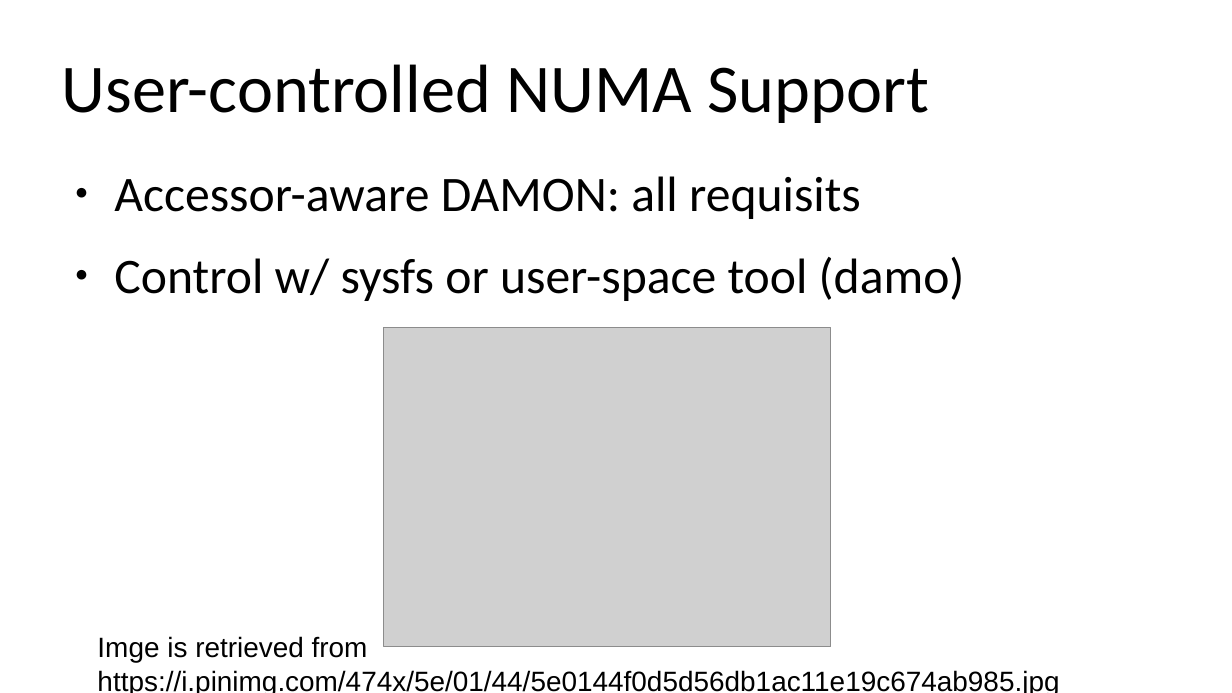
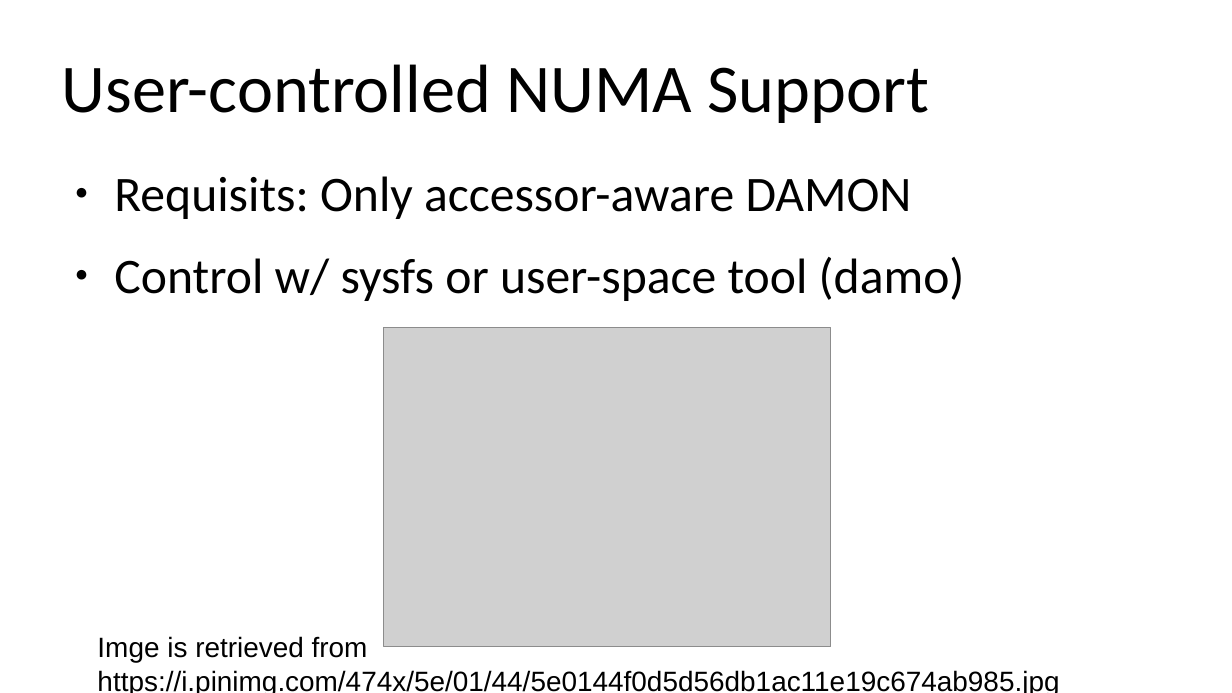
Before and after one commit to damonitor/talks, a slide deck: slide 30 of 2026/lpc/spmm_micro_conf/damon_for_cgxpu_numa.odp (slide 29 before the commit). Drawn at 1232x693 pixels with LibreOffice and Linux fonts; fonts in the diff are those of the drawing; grey boxes stand for pictures. Boxes give left, top, right and bottom in pixels: in the first picture for what was removed or moved away, otherwise in the second. Text is boxed around its words. In the diff, an @@ line names an element or a change of style, - is before the commit and + after.

```diff
--- a/2026/lpc/spmm_micro_conf/damon_for_cgxpu_numa.odp
+++ b/2026/lpc/spmm_micro_conf/damon_for_cgxpu_numa.odp
@@ text at box(114, 176, 912, 219): text changed @@
-● Accessor-aware DAMON: all requisits
+● Requisits: Only accessor-aware DAMON
```
Also in this commit, not shown: 8 other slides changed, 1 slide added, 1 other file.
